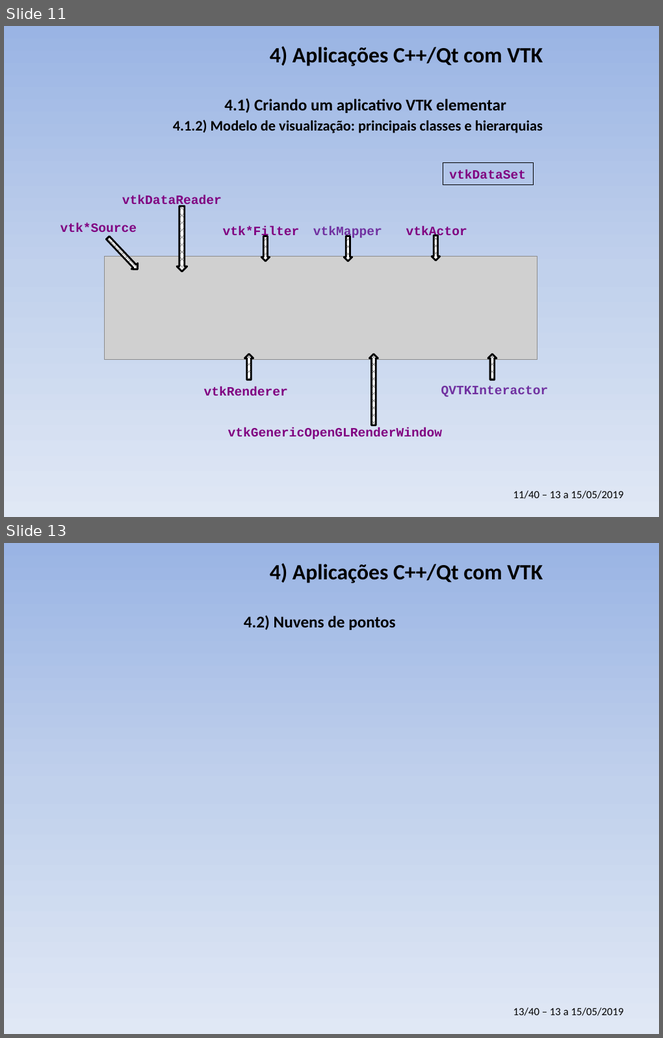
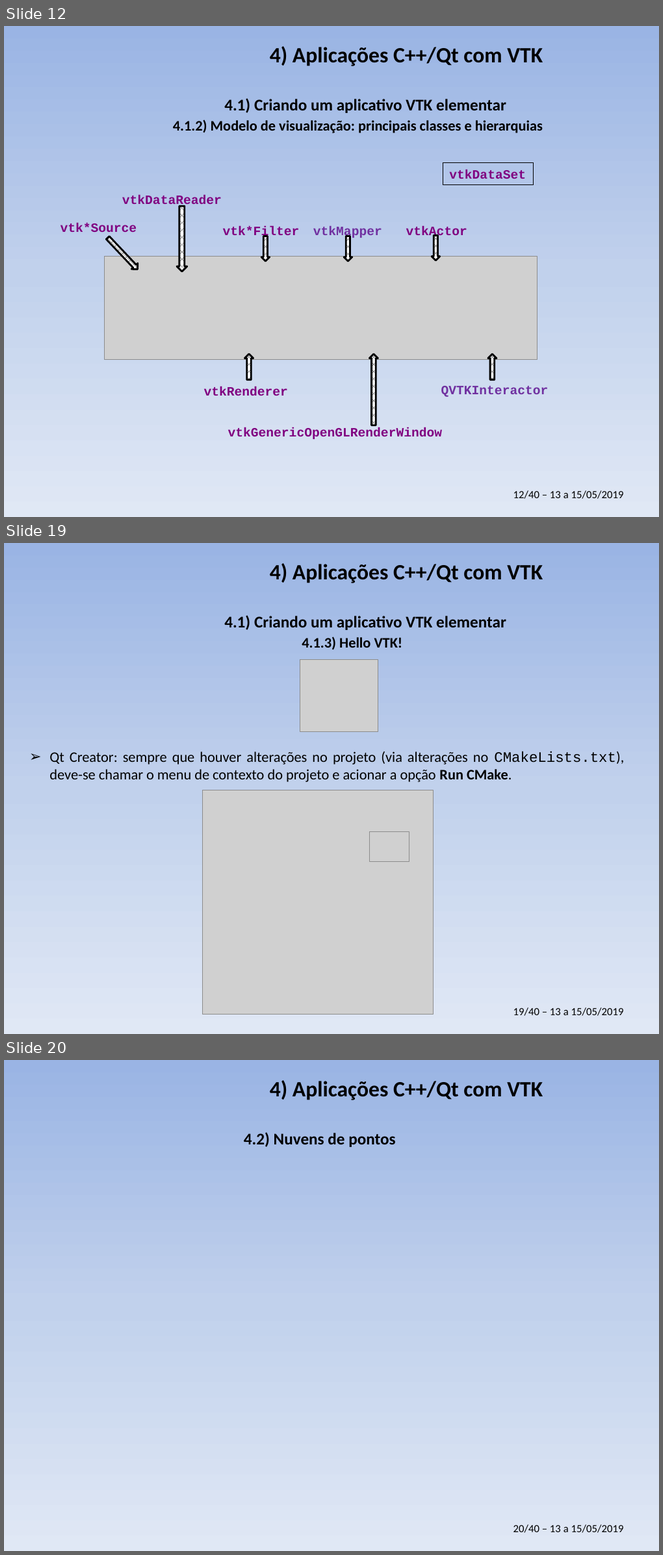
Before and after one commit to PauloCarvalhoRJ/cursoVTKgeo, a slide deck: aulas_3dias/slides_3dias.pptx. Shown one above the other, each under a label of ours: slides 11 and 13 before the commit, slides 12, 19 and 20 after it; the slides between them are not shown. The pictures are 663x1038 and 663x1555 pixels, drawn with LibreOffice and Linux fonts; fonts in the diff are those of the drawing; grey boxes stand for pictures; background and template pictures are left out. Boxes give left, top, right and bottom in pixels: in the first picture for what was removed or moved away, otherwise in the second. Text is boxed around its words. In the diff, an @@ line names an element or a change of style, - is before the commit and + after.

```diff
--- a/aulas_3dias/slides_3dias.pptx
+++ b/aulas_3dias/slides_3dias.pptx
@@ slide 19 added at <box>4,543,659,1034</box>, background gradient #9AB5E4 to #C2D1ED to #E1E8F5; not listed: 1 template element that a slide beside it also shows @@
@@ title added at <box>270,563,543,583</box>, 24 pt, text #000000, bold @@
+4) Aplicações C++/Qt com VTK
@@ text added at <box>224,615,506,630</box>, 18 pt, text #000000, bold @@
+4.1) Criando um aplicativo VTK elementar
@@ text added at <box>302,637,403,650</box>, 16 pt, text #000000, bold @@
+4.1.3) Hello VTK!
@@ picture added at <box>300,659,378,731</box> @@
@@ text added at <box>50,752,624,782</box>, 16 pt, text #000000 @@
+➢ Qt Creator: sempre que houver alterações no projeto (via alterações no CMakeLists.txt), deve-se chamar o menu de contexto do projeto e acionar a opção Run CMake.
@@ picture added at <box>202,790,433,1015</box> @@
@@ picture added at <box>369,832,409,862</box> @@
@@ what was slide 11 is now slide 12 @@
@@ text at <box>514,491,624,499</box>: text changed @@
-11/40 – 13 a 15/05/2019
+12/40 – 13 a 15/05/2019
@@ what was slide 13 is now slide 20 @@
@@ text at <box>514,1525,624,1533</box>: text changed @@
-13/40 – 13 a 15/05/2019
+20/40 – 13 a 15/05/2019
```
Also in this commit, not shown: 1 slide changed, 6 other slides added.
